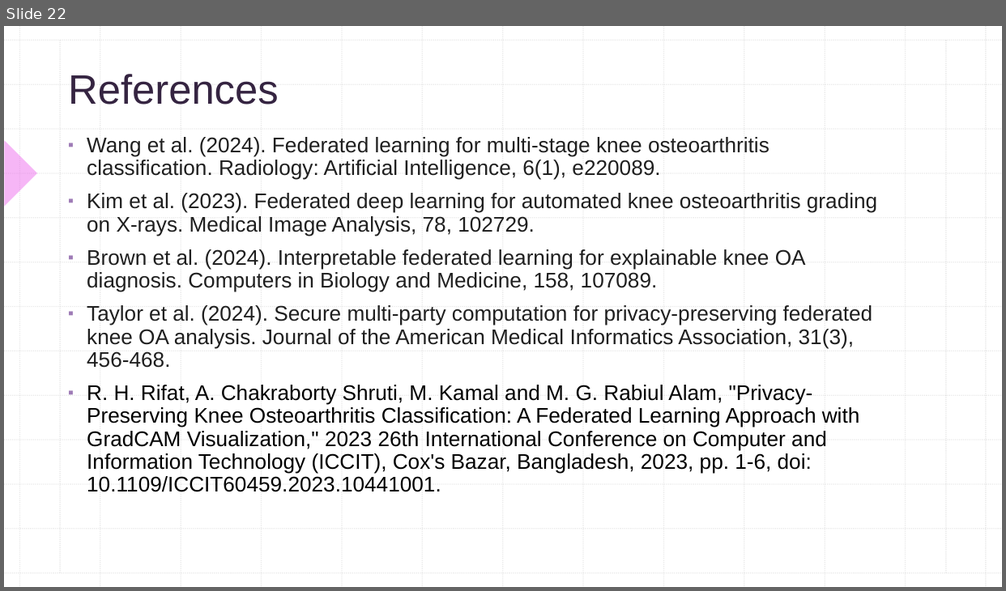
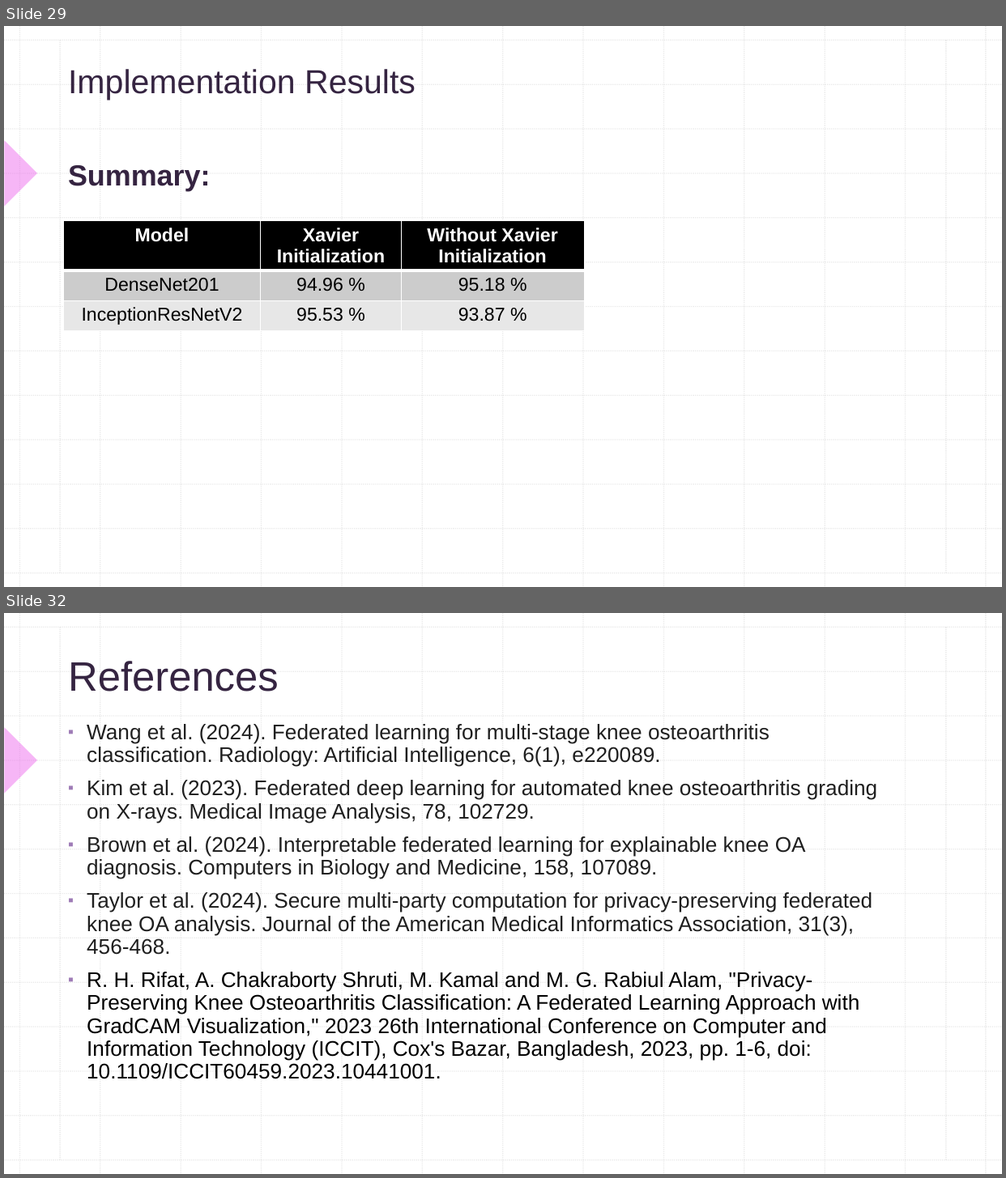
Before and after one commit to SaiNikhil26/PJT1-FL, a slide deck: Documents/PJT-1 Review-2.pptx. Shown one above the other, each under a label of ours: slide 22 before the commit, slides 29 and 32 after it; the slides between them are not shown. The pictures are 1006x591 and 1006x1178 pixels, drawn with LibreOffice and Linux fonts; fonts in the diff are those of the drawing. Boxes give left, top, right and bottom in pixels: in the first picture for what was removed or moved away, otherwise in the second. Text is boxed around its words. In the diff, an @@ line names an element or a change of style, - is before the commit and + after.

Commit message:
Added extra results

```diff
--- a/Documents/PJT-1 Review-2.pptx
+++ b/Documents/PJT-1 Review-2.pptx
@@ slide 29 added at [4, 26, 1002, 587], background #FFFFFF; not listed: 29 template elements that a slide beside it also shows @@
@@ title added at [68, 69, 415, 100], 32 pt, text #352441 @@
+Implementation Results
@@ text added at [68, 165, 211, 191], 28 pt, text #352441, bold @@
+Summary:
@@ table added at [63, 221, 584, 335], 3 rows, 3 columns @@
+Model | Xavier Initialization | Without Xavier Initialization
+DenseNet201 | 94.96 % | 95.18 %
+InceptionResNetV2 | 95.53 % | 93.87 %
@@ what was slide 22 is now slide 32 @@
```
Also in this commit, not shown: 4 slides changed, 10 other slides added, 1 slide removed, 27 other files.
